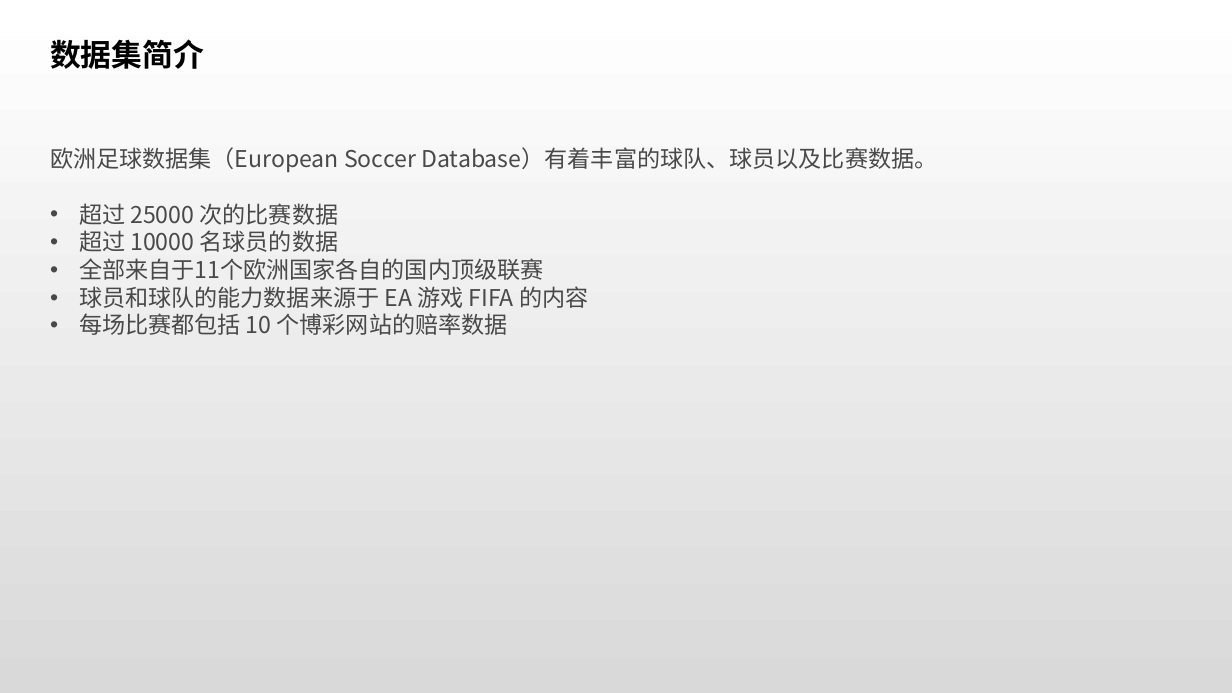
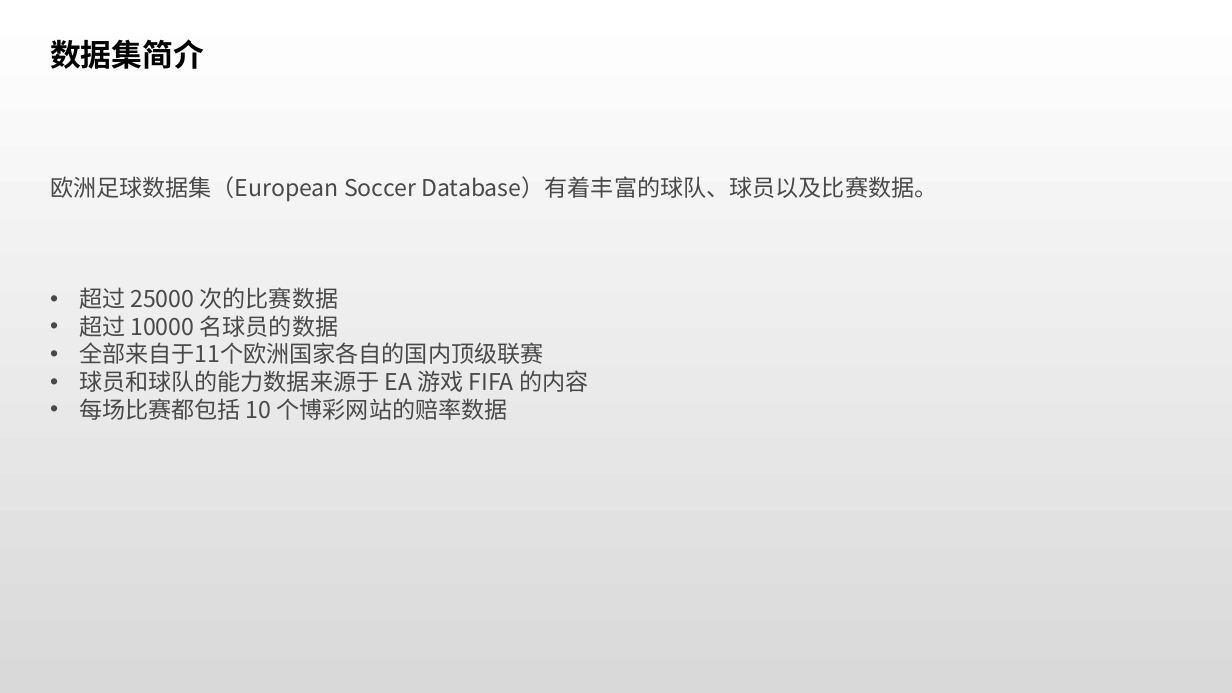
Before and after one commit to rucnyz/soccer, a slide deck: slide 2 of notebooks/欧洲足球展示.pptx. Drawn at 1232x693 pixels with LibreOffice and Linux fonts; fonts in the diff are those of the drawing. Boxes give left, top, right and bottom in pixels: in the first picture for what was removed or moved away, otherwise in the second. Text is boxed around its words. In the diff, an @@ line names an element or a change of style, - is before the commit and + after.

```diff
--- a/notebooks/欧洲足球展示.pptx
+++ b/notebooks/欧洲足球展示.pptx
@@ text "欧洲足球数据集（European Soccer Database）有着丰富的球队、球员以及比赛数据。" rewrapped from (50,147,937,335) to (50,176,937,420) @@
```
Also in this commit, not shown: 1 other slide changed, 23 slides added, 2 other files.
